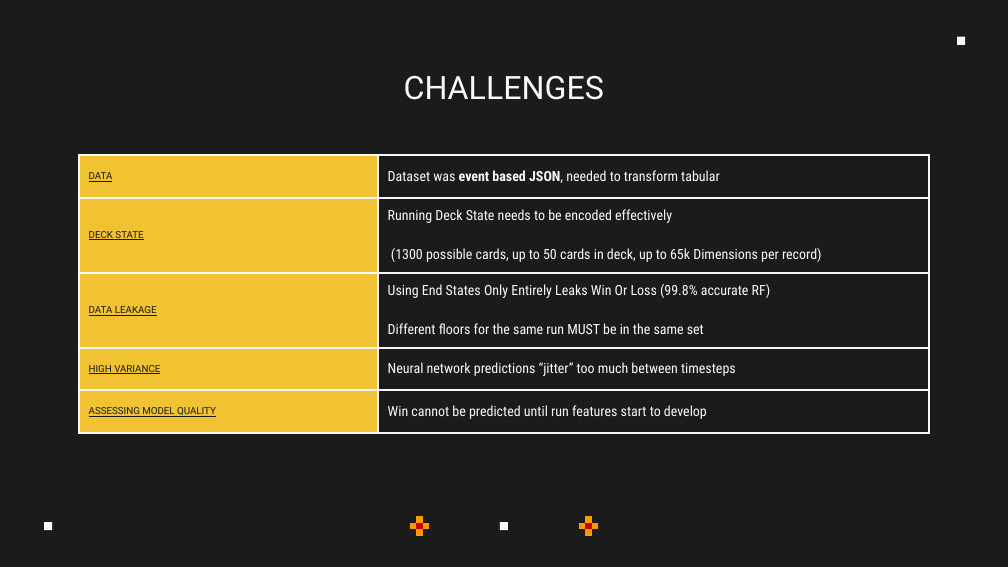
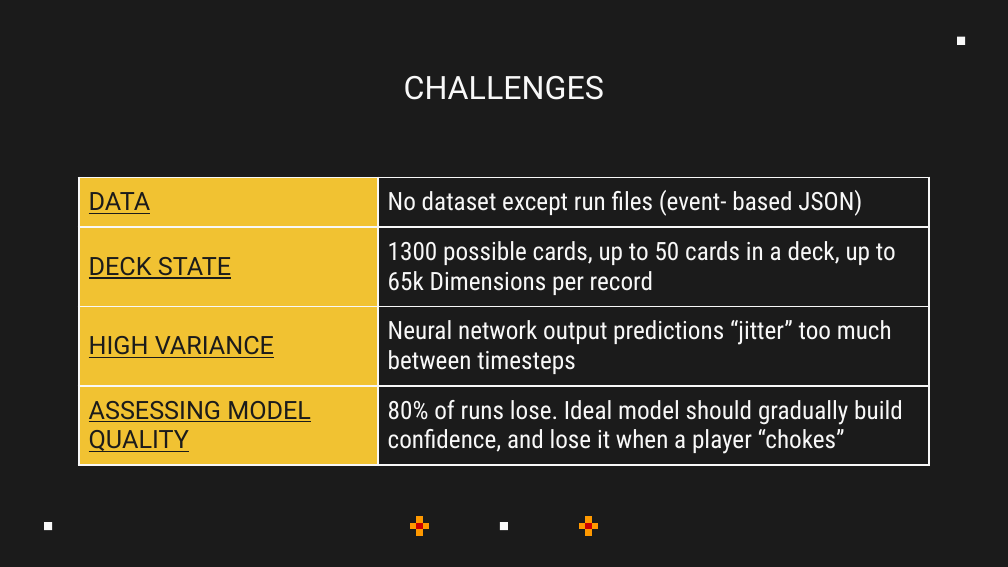
Before and after one commit to JoeyRussoniello/sts-win-prediction, a slide deck: slide 7 of Results Presentation.pptx (slide 6 before the commit). Drawn at 1008x567 pixels with LibreOffice and Linux fonts; fonts in the diff are those of the drawing. Boxes give left, top, right and bottom in pixels: in the first picture for what was removed or moved away, otherwise in the second. Text is boxed around its words. In the diff, an @@ line names an element or a change of style, - is before the commit and + after.

```diff
--- a/Results Presentation.pptx
+++ b/Results Presentation.pptx
@@ table at (x1=79, y1=177, x2=929, y2=470) @@
-row 1: DATA | Dataset was event based JSON, needed to transform tabular
-row 2: DECK STATE | Running Deck State needs to be encoded effectively / (1300 possible cards, up to 50 cards in deck, up to 65k Dimensions per record)
-row 3: DATA LEAKAGE | Using End States Only Entirely Leaks Win Or Loss (99.8% accurate RF) / Different floors for the same run MUST be in the same set
-row 4: HIGH VARIANCE | Neural network predictions “jitter” too much between timesteps
-row 5: ASSESSING MODEL QUALITY | Win cannot be predicted until run features start to develop
+row 1: DATA | No dataset except run files (event- based JSON)
+row 2: DECK STATE | 1300 possible cards, up to 50 cards in a deck, up to 65k Dimensions per record
+row 3: HIGH VARIANCE | Neural network output predictions “jitter” too much between timesteps
+row 4: ASSESSING MODEL QUALITY | 80% of runs lose. Ideal model should gradually build confidence, and lose it when a player “chokes”
@@ table resized from (x1=79, y1=155, x2=929, y2=434) to (x1=79, y1=177, x2=929, y2=470) @@
```
Also in this commit, not shown: 9 other slides changed, 2 slides added, 1 slide removed.
